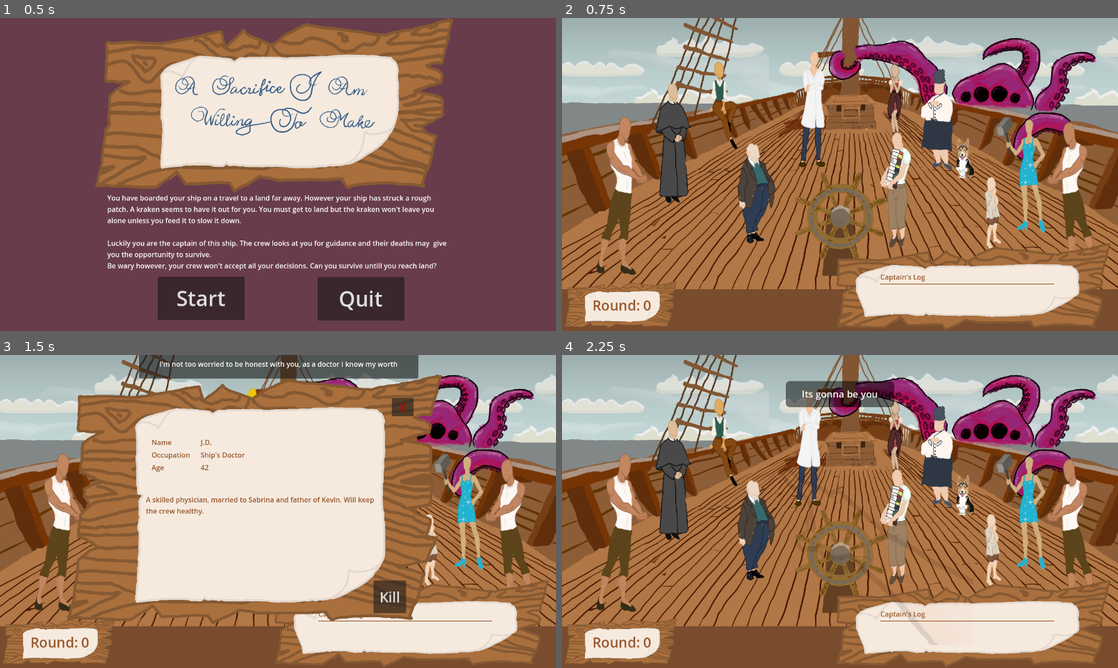
Above: before the commit, frames 1-4 (two rows, left to right).
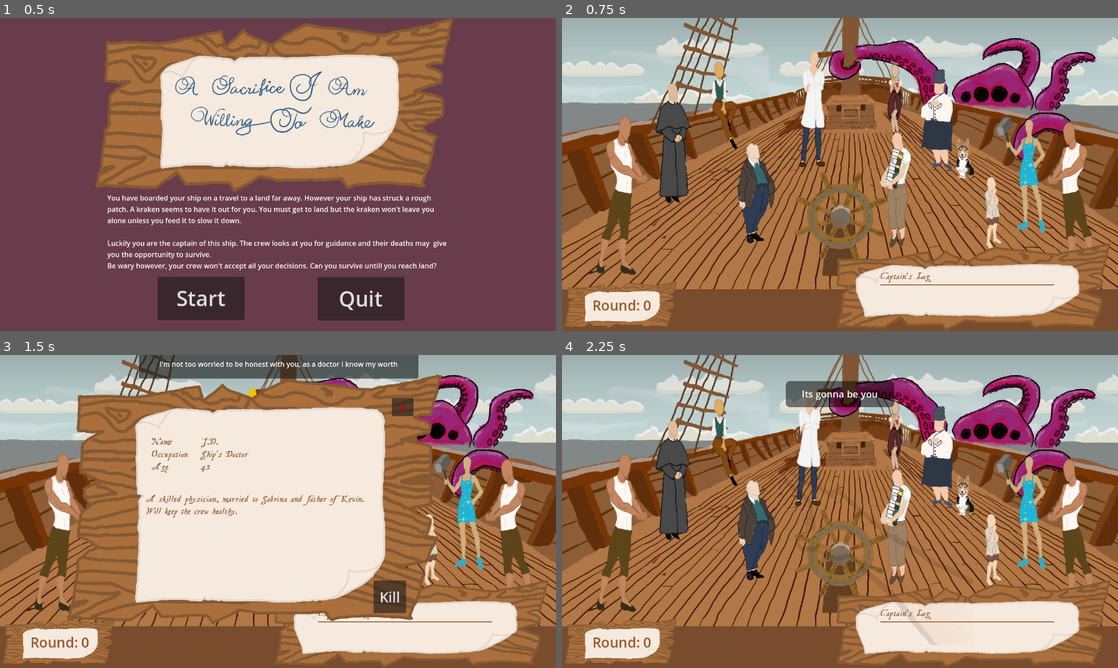
Above: after the commit, the same moments.

Repository: sajochems/Jamsepticeye
Game: Godot game, scene res://scenes/main.tscn
The game is run twice, just before and just after one commit, with the same random seed, the same clock (stepped at 60 frames per second) and the same inputs.
Inputs (mouse positions are in pixels of both pictures, inside the frame that each line leads up to):
- Up to frame 1 (0.5 s): no input
- Up to frame 2 (0.75 s): click "Start" at 0.5 s
- Up to frame 3 (1.5 s): tap Enter at 1.25 s; move the mouse to (250, 448) at 1.27 s; click (250, 448) at 1.42 s
- Up to frame 4 (2.25 s): click "Kill" at 2 s

Frame 1 is identical in both runs. In frame 2, 0.3% of the frame differs, in the area x 57-89%, y 81-86%; in frame 3, 1.2%, in the area x 26-89%, y 26-86%; in frame 4, 0.3%.

Commit message:
Add new font

Diff:
--- a/assets/brown_normal_text.tres
+++ b/assets/brown_normal_text.tres
@@ -1,4 +1,9 @@
-[gd_resource type="LabelSettings" format=3 uid="uid://veo07l5p14xt"]
+[gd_resource type="LabelSettings" load_steps=2 format=3 uid="uid://veo07l5p14xt"]
+
+[ext_resource type="FontFile" uid="uid://bbrg44b2ldxyc" path="res://assets/treasure-map-deadhand-font/TreasureMapDeadhand-yLA3.ttf" id="1_0dbig"]
 
 [resource]
+paragraph_spacing = 1.0
+font = ExtResource("1_0dbig")
+font_size = 24
 font_color = Color(0.592157, 0.341176, 0.168627, 1)
--- a/data/instant_lose_events.json
+++ b/data/instant_lose_events.json
@@ -43,7 +43,7 @@
   {
 	"triggered": false,
 	"condition": "fast and not prettywoman",
-	"trigger_round": 4,
+	"trigger_round": 12,
 	"trigger_state": -1,
 	"round_change": 0,
 	"description": "Really? Killing the woman your strongest rower has a crush on? Guess who's getting crushed now, idiot!"
--- a/data/state_change_events.json
+++ b/data/state_change_events.json
@@ -9,7 +9,8 @@
   },
   {
 	"triggered": false,
-	"condition": "stowaway and rich or dog and rich or jack and rich and not fast and not furious and not doctor and not priest",
+	"condition": "rich and stowaway and not fast or rich and stowaway and not furious or rich and stowaway and not doctor or rich and dog and not fast or rich and dog and not furious or rich and dog and not doctor or rich and jack and not fast or rich and jack and not furious or rich and jack and not doctor
+",
 	"trigger_round": -1,
 	"state_change": 1,
 	"round_change": 0,
--- a/scenes/game_won_window.tscn
+++ b/scenes/game_won_window.tscn
@@ -1,6 +1,7 @@
-[gd_scene load_steps=4 format=3 uid="uid://cm7ana525u3is"]
+[gd_scene load_steps=5 format=3 uid="uid://cm7ana525u3is"]
 
-[ext_resource type="Script" path="res://scripts/game_won.gd" id="1_dwa3i"]
+[ext_resource type="Script" uid="uid://dtpxblvr8mug7" path="res://scripts/game_won.gd" id="1_dwa3i"]
+[ext_resource type="FontFile" uid="uid://bbrg44b2ldxyc" path="res://assets/treasure-map-deadhand-font/TreasureMapDeadhand-yLA3.ttf" id="2_f5ydh"]
 
 [sub_resource type="LabelSettings" id="LabelSettings_jcb1m"]
 font_size = 24
@@ -27,12 +28,15 @@
 anchor_top = 0.5
 anchor_right = 0.5
 anchor_bottom = 0.5
-offset_left = -400.0
-offset_top = -158.0
-offset_right = 400.0
-offset_bottom = 42.0
+offset_left = -613.0
+offset_top = -162.0
+offset_right = 188.925
+offset_bottom = 38.0
 grow_horizontal = 2
 grow_vertical = 2
+scale = Vector2(1.545, 1.545)
+theme_override_fonts/font = ExtResource("2_f5ydh")
+theme_override_font_sizes/font_size = 134
 text = "Congratulations! You have survived and made it to shore with the following characters on your ship:"
 label_settings = SubResource("LabelSettings_jcb1m")
 horizontal_alignment = 1
@@ -79,6 +83,8 @@
 offset_right = 130.0
 offset_bottom = 117.0
 grow_horizontal = 2
+theme_override_fonts/font = ExtResource("2_f5ydh")
+theme_override_font_sizes/font_size = 110
 text = "Land! Land ahead!"
 label_settings = SubResource("LabelSettings_en71h")
 horizontal_alignment = 1
@@ -88,10 +94,12 @@
 anchors_preset = -1
 anchor_right = 0.035
 anchor_bottom = 0.035
-offset_left = 551.0
-offset_top = 532.0
-offset_right = 702.75
-offset_bottom = 532.25
+offset_left = 593.0
+offset_top = 582.0
+offset_right = 744.75
+offset_bottom = 582.25
+scale = Vector2(1.73, 1.73)
+theme_override_fonts/font = ExtResource("2_f5ydh")
 text = "Wanna try again?"
 
 [node name="Label2" type="Label" parent="Panel"]
@@ -99,10 +107,11 @@
 anchors_preset = -1
 anchor_right = 0.035
 anchor_bottom = 0.035
-offset_left = 925.0
-offset_top = 505.0
-offset_right = 1081.75
-offset_bottom = 553.25
+offset_left = 986.0
+offset_top = 553.0
+offset_right = 1142.75
+offset_bottom = 601.25
+theme_override_fonts/font = ExtResource("2_f5ydh")
 text = "Had your fill of the
 stormy seas for one day? "
 
Binary file added: assets/treasure-map-deadhand-font/TreasureMapDeadhand-yLA3.ttf
Not shown: 1 places in scenes/main.tscn that only renumber resources
